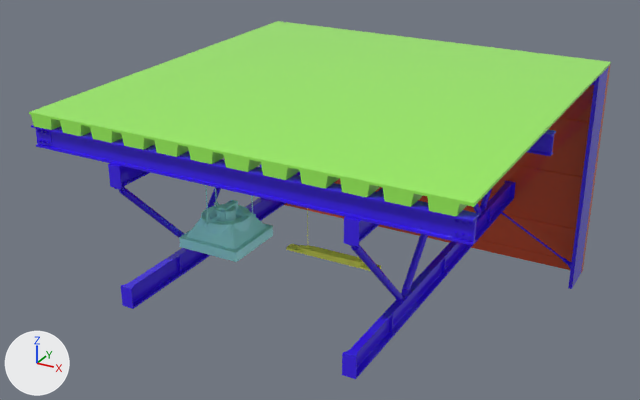
One commit to the glTF model assets/3DModels/WallsAndRoof/Roof_A.glb: the scene before it, then after it.
One viewpoint serves both versions: a 50 mm lens placed at (14.21, -22.92, 11.96), pointed at (4.44, -5.16, 3.07). Every picture has the same lights, and +X, +Y and +Z are marked at lower left. The picture after the commit comes second. Vertices at exactly the same position are counted once.

The first picture shows 'Roof_A'.
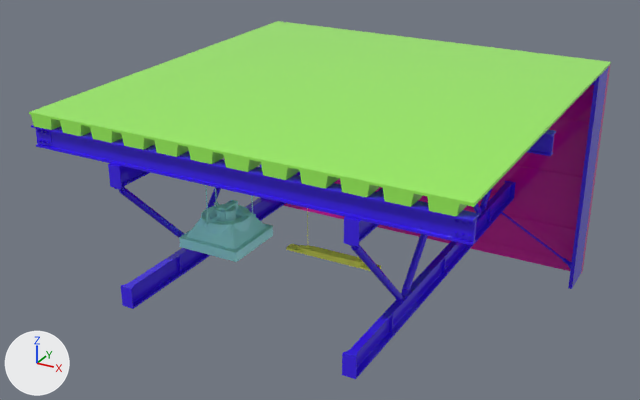
Where the change shows, as pixel boxes (x1, y1, x2, y2) in the pictures (640 x 400 px; the box of a moved part takes in the faces that stretch with it):
part 1 of me_roof_a, moved or reshaped
    before: (284, 181, 589, 273)
    after: (283, 181, 589, 273)
part 2 of me_roof_a, moved or reshaped
    both: (561, 67, 609, 121)
part 3 of me_roof_a, recoloured
    both: (337, 64, 611, 271)

The edits, one by one:
Material 'Wall_02' (mat_wall_02) is new.
Its base color is (0.613, 0.000887, 0.34) (pink #cd039e).
Its roughness is 0.0.
me_roof_a has 36998 vertices, 68053 faces and spans x 0.0..10.0, y -9.99..0.26, z 0.0..6.05.
me_roof_a is used by ob_roof_a; location (0.0, -0.01, 0.0).
Part 1, on me_roof_a:
2 vertices are removed from x 0.0..10.0, y 0.07, z 0.2.
24 faces are deleted.
2 vertices move from x 0.0..10.0, y 0.07, z 0.0 to x 0.0..10.0, y 0.01, z 0.0.
2 vertices are added at (10.0, 0.04, 0.2), (0.0, 0.04, 0.2).
24 new faces join them, mat_wall_02 (pink #cd039e).
Part 2, on me_roof_a:
16 faces are deleted.
10 new faces join them, mat_framing_01 (blue #3d1ff0).
6 new faces join them, mat_wall_02 (pink #cd039e).
me_roof_a part 3: 190 faces spanning x 0.0..10.0, y -0.01..0.26, z 0.0..6.0 switch from mat_wall_01 (orange #cd4b27) to mat_wall_02 (pink #cd039e).
